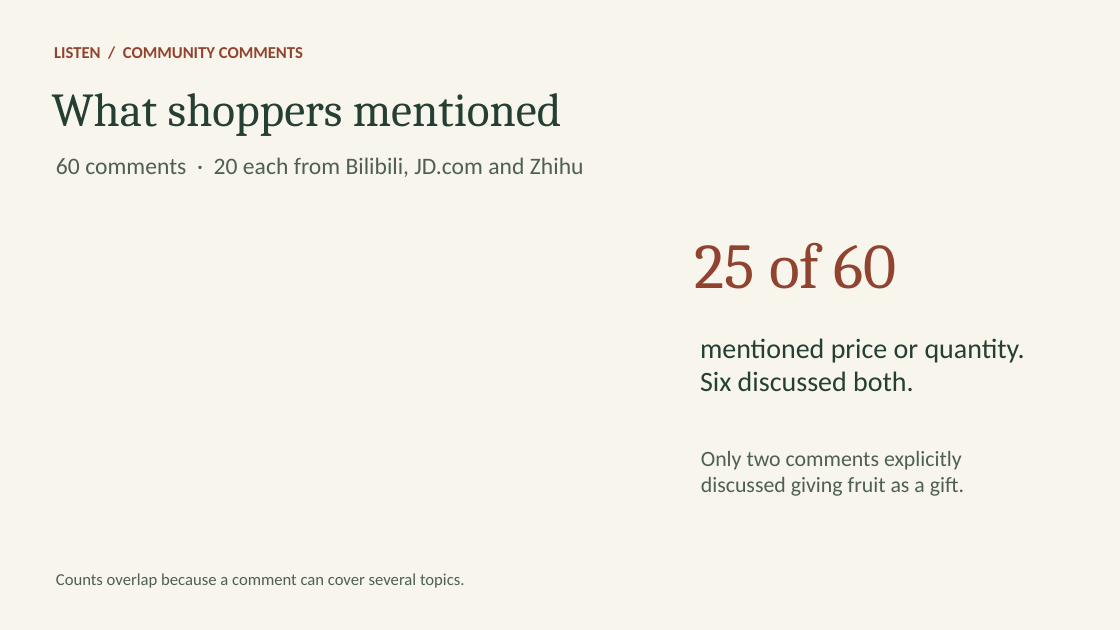
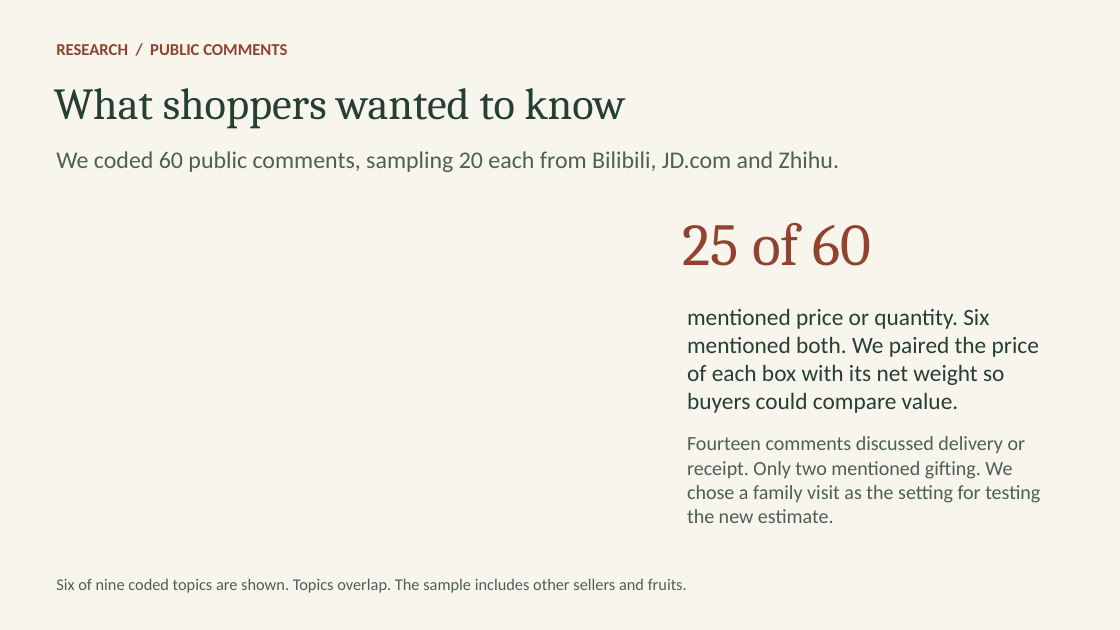
Before and after one commit to jiang4wqy/ba4043-changjian-lychee, a slide deck: slide 3 of 课堂展示.pptx. Drawn at 1120x630 pixels with LibreOffice and Linux fonts; fonts in the diff are those of the drawing. Boxes give left, top, right and bottom in pixels: in the first picture for what was removed or moved away, otherwise in the second. Text is boxed around its words. In the diff, an @@ line names an element or a change of style, - is before the commit and + after.

Commit message:
Sync delivered-price gift recommendations across the website and discussion slides

```diff
--- a/课堂展示.pptx
+++ b/课堂展示.pptx
@@ text at bbox=[56, 44, 287, 55]: text changed @@
-LISTEN / COMMUNITY COMMENTS
+RESEARCH / PUBLIC COMMENTS
@@ text at bbox=[54, 88, 626, 129]: text changed; size 40.5 to 38 pt @@
-What shoppers mentioned
+What shoppers wanted to know
@@ text at bbox=[56, 151, 839, 172]: text changed; size 20.2 to 20.5 pt @@
-60 comments · 20 each from Bilibili, JD.com and Zhihu
+We coded 60 public comments, sampling 20 each from Bilibili, JD.com and Zhihu.
@@ text "25 of 60": place and size @@
-text "25 of 60" at bbox=[695, 242, 897, 289]
+text "25 of 60" at bbox=[683, 223, 872, 266]
@@ text "25 of 60" at bbox=[683, 223, 872, 266]: size 54.8 to 51 pt; vertical alignment middle to top @@
@@ text at bbox=[687, 308, 1039, 413]: text changed; size 24 to 20 pt @@
-mentioned price or quantity. Six discussed both.
+mentioned price or quantity. Six mentioned both. We paired the price of each box with its net weight so buyers could compare value.
@@ text at bbox=[687, 436, 1040, 523]: text changed; size 18.8 to 17.2 pt @@
-Only two comments explicitly discussed giving fruit as a gift.
+Fourteen comments discussed delivery or receipt. Only two mentioned gifting. We chose a family visit as the setting for testing the new estimate.
@@ vertical alignment middle to top in 6 elements at bbox=[56, 151, 839, 172], bbox=[54, 88, 626, 129], bbox=[687, 308, 1039, 413], bbox=[56, 44, 287, 55], bbox=[687, 436, 1040, 523], bbox=[56, 578, 687, 593] @@
@@ text at bbox=[56, 578, 687, 593]: text changed; size 14.2 to 14 pt @@
-Counts overlap because a comment can cover several topics.
+Six of nine coded topics are shown. Topics overlap. The sample includes other sellers and fruits.
```
Also in this commit, not shown: 4 other slides changed, 7 slides added, 5 slides removed, 15 other files.
